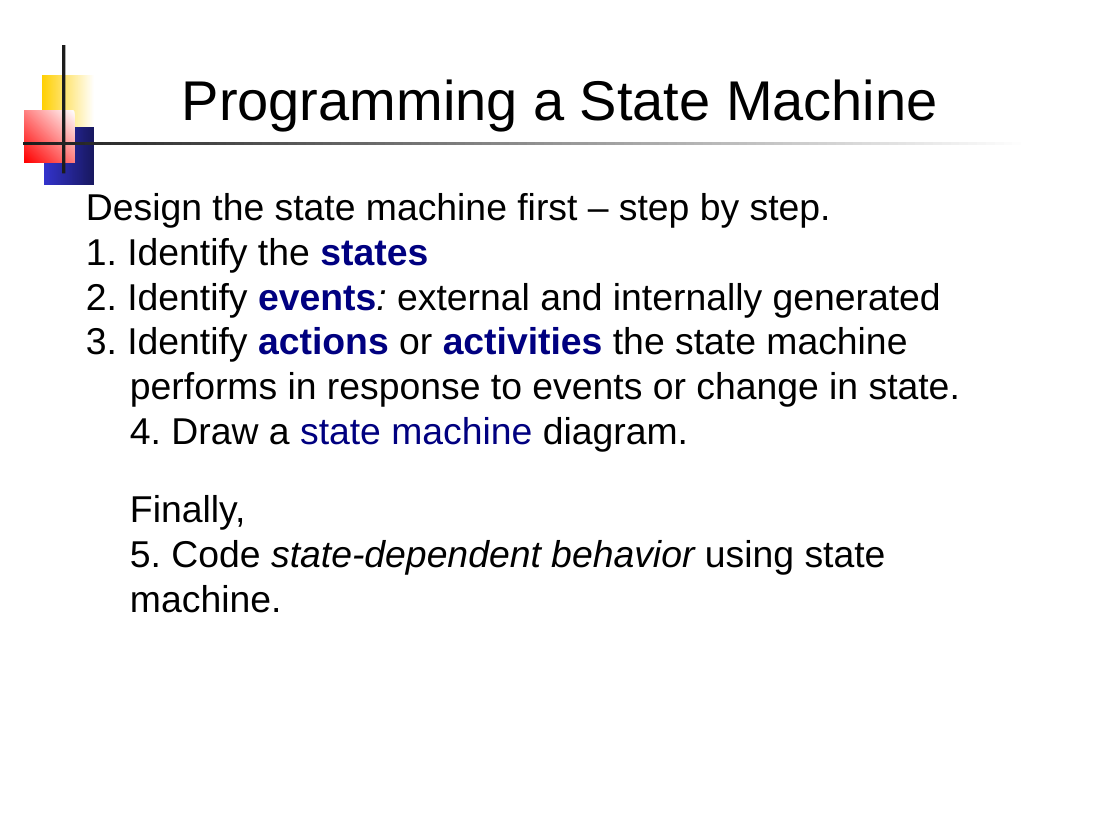
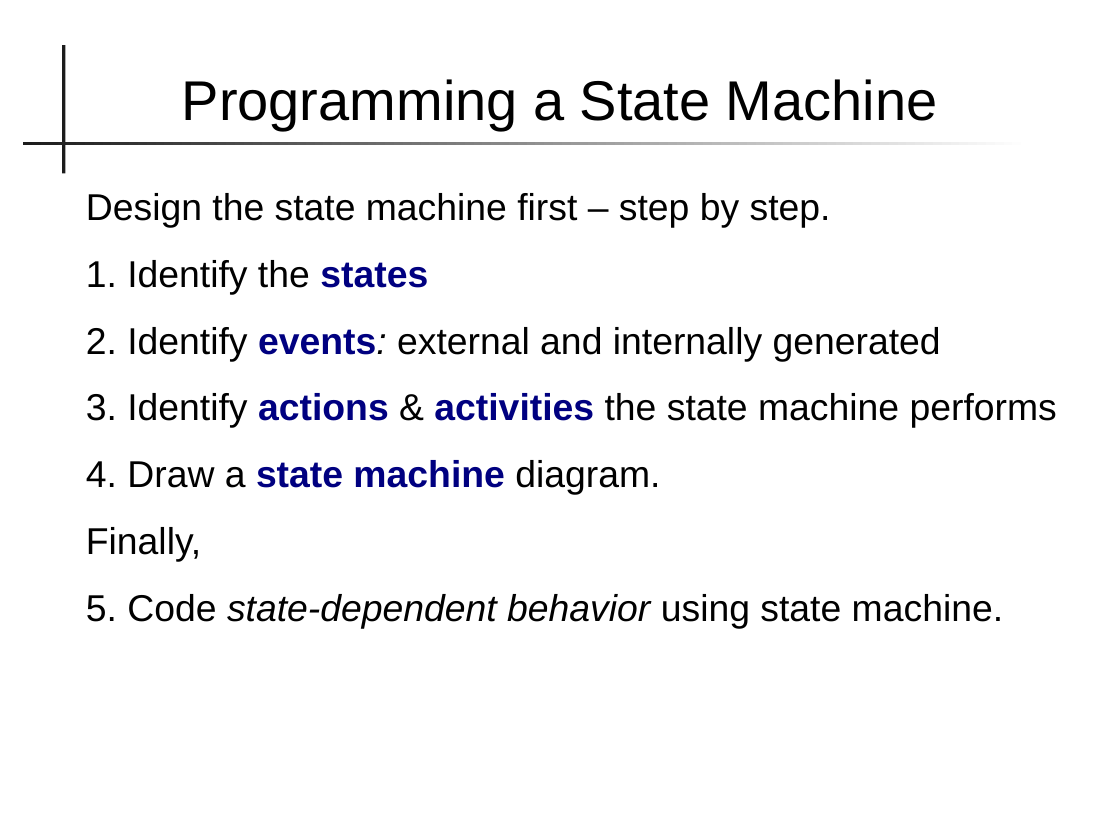
Before and after one commit to skeoop/skeoop.github.io, a slide deck: slide 10 of topics/State-Machine.pptx (slide 8 before the commit). Drawn at 1120x840 pixels with LibreOffice and Linux fonts; fonts in the diff are those of the drawing. Boxes give left, top, right and bottom in pixels: in the first picture for what was removed or moved away, otherwise in the second. Text is boxed around its words. In the diff, an @@ line names an element or a change of style, - is before the commit and + after.

Commit message:
Update files on state machine

```diff
--- a/topics/State-Machine.pptx
+++ b/topics/State-Machine.pptx
@@ rectangle removed at bbox=[41, 75, 94, 133] @@
@@ rectangle removed at bbox=[25, 111, 75, 162] @@
@@ rectangle removed at bbox=[44, 128, 94, 186] @@
@@ text at bbox=[86, 260, 1003, 629]: bold on in "state machine"; more space between paragraphs; indent changed @@
@@ text at bbox=[86, 393, 1057, 428]: text changed @@
-3. Identify actions or activities the state machine performs in response to events or change in state.
+3. Identify actions & activities the state machine performs
```
Also in this commit, not shown: 20 other slides changed, 9 slides added, 3 slides removed, 7 other files.
